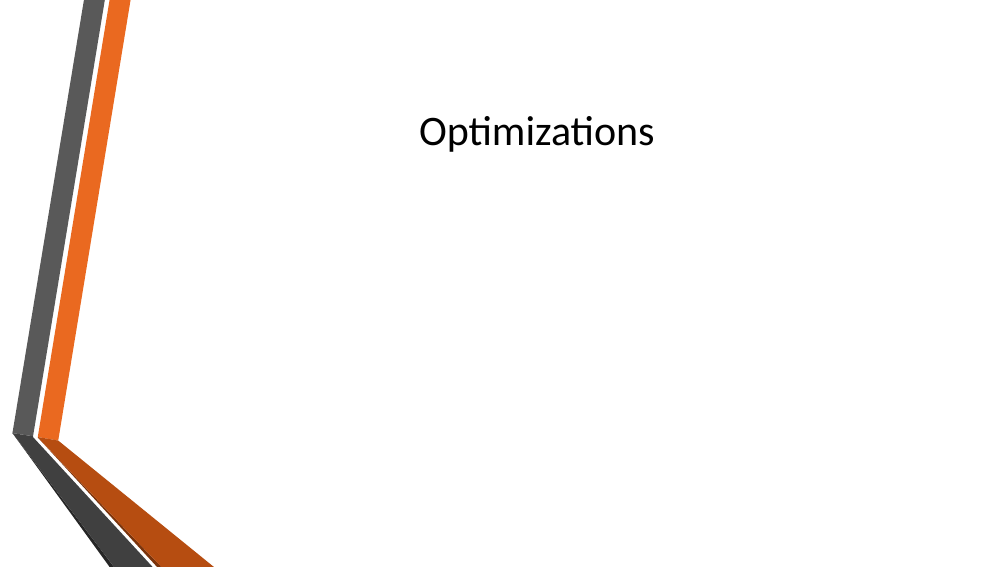
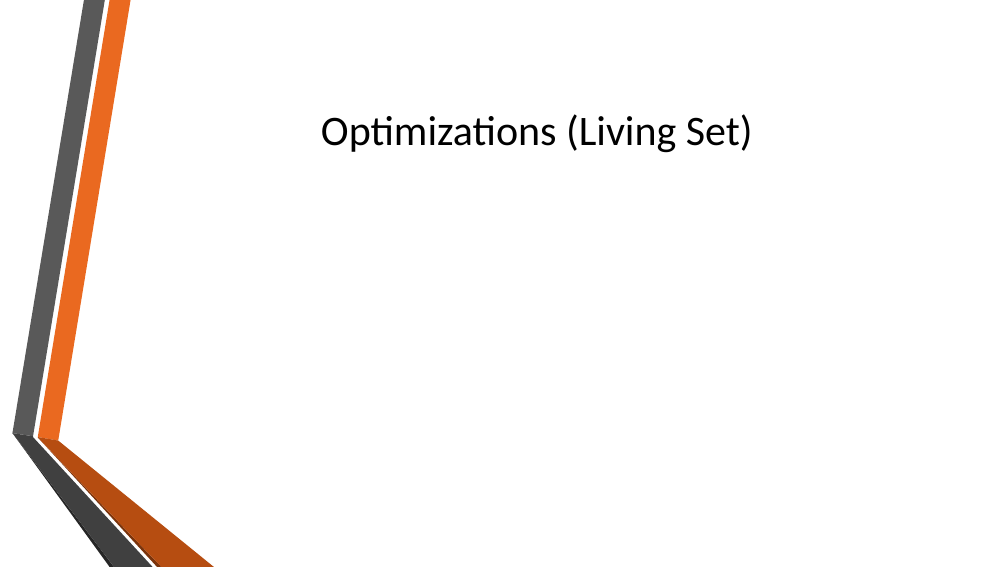
Before and after one commit to eweill/ConwayGameOfLife, a slide deck: slide 6 of presentation/ConwayGameOfLife.pptx. Drawn at 1008x567 pixels with LibreOffice and Linux fonts; fonts in the diff are those of the drawing; background and template pictures are left out. Boxes give left, top, right and bottom in pixels: in the first picture for what was removed or moved away, otherwise in the second. Text is boxed around its words. In the diff, an @@ line names an element or a change of style, - is before the commit and + after.

```diff
--- a/presentation/ConwayGameOfLife.pptx
+++ b/presentation/ConwayGameOfLife.pptx
@@ title at <box>321,114,753,153</box>: text changed @@
-Optimizations
+Optimizations (Living Set)
```
Also in this commit, not shown: 2 other slides changed, 5 slides added, 3 slides removed, 6 other files.
